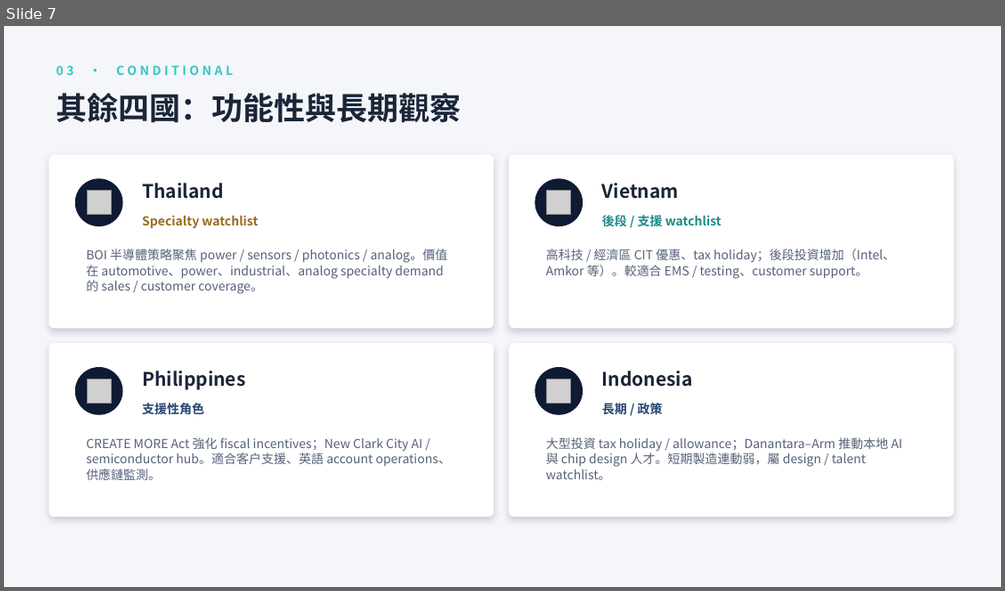
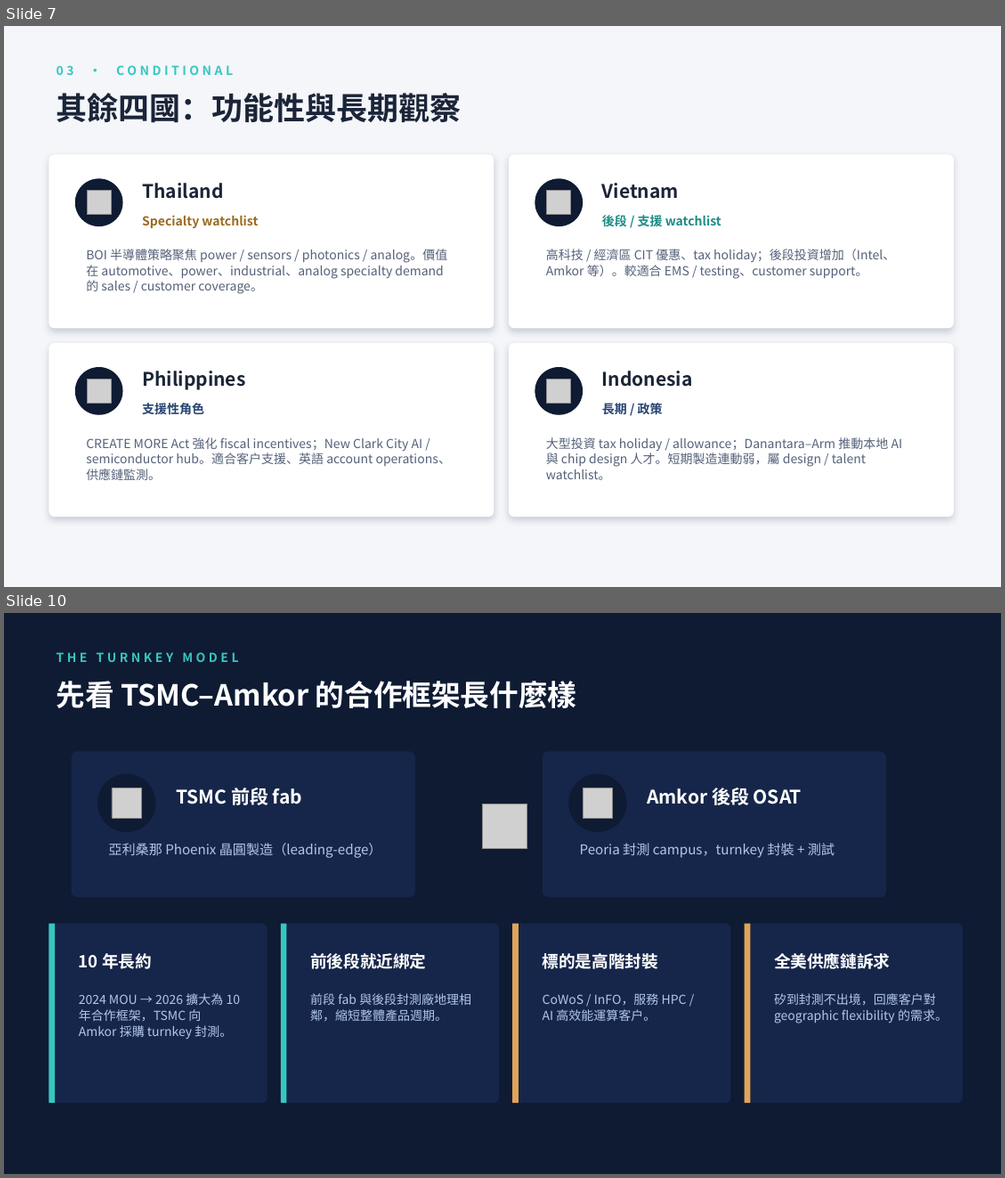
Before and after one commit to maxchen369/umc-sea-expansion-dashboard, a slide deck: UMC SEA Expansion Strategy.pptx. Shown one above the other, each under a label of ours: slide 7 before the commit, slides 7 and 10 after it; the slides between them are not shown. The pictures are 1005x591 and 1005x1178 pixels, drawn with LibreOffice and Linux fonts; fonts in the diff are those of the drawing; grey boxes stand for pictures. Boxes give left, top, right and bottom in pixels: in the first picture for what was removed or moved away, otherwise in the second. Text is boxed around its words. In the diff, an @@ line names an element or a change of style, - is before the commit and + after.

```diff
--- a/UMC SEA Expansion Strategy.pptx
+++ b/UMC SEA Expansion Strategy.pptx
@@ slide 10 added at bbox=[4, 613, 1001, 1174], background #0E1B33 @@
@@ text added at bbox=[57, 652, 238, 662], 12 pt, text #37C7C0, bold @@
+THE TURNKEY MODEL
@@ text added at bbox=[57, 681, 577, 708], 28 pt, text #FFFFFF, bold @@
+先看 TSMC–Amkor 的合作框架長什麼樣
@@ rounded rectangle added at bbox=[72, 751, 415, 897], fill #16264A @@
@@ rounded rectangle added at bbox=[542, 751, 886, 897], fill #16264A @@
@@ ellipse added at bbox=[97, 774, 156, 832], fill #0E1B33 @@
@@ picture added at bbox=[112, 788, 142, 818] @@
@@ text added at bbox=[176, 787, 302, 805], 18 pt, text #FFFFFF, bold @@
+TSMC 前段 fab
@@ ellipse added at bbox=[568, 774, 627, 832], fill #0E1B33 @@
@@ picture added at bbox=[582, 788, 613, 818] @@
@@ text added at bbox=[647, 787, 801, 805], 18 pt, text #FFFFFF, bold @@
+Amkor 後段 OSAT
@@ picture added at bbox=[483, 803, 527, 849] @@
@@ text added at bbox=[108, 843, 382, 858], 13 pt, text #AFC6E9 @@
+亞利桑那 Phoenix 晶圓製造（leading-edge）
@@ text added at bbox=[580, 843, 834, 858], 13 pt, text #AFC6E9 @@
+Peoria 封測 campus，turnkey 封裝 + 測試
@@ rounded rectangle added at bbox=[48, 924, 267, 1103], fill #16264A @@
@@ rectangle added at bbox=[48, 924, 55, 1103], fill #37C7C0 @@
@@ rounded rectangle added at bbox=[281, 924, 499, 1103], fill #16264A @@
@@ rectangle added at bbox=[281, 924, 287, 1103], fill #37C7C0 @@
@@ rounded rectangle added at bbox=[512, 924, 731, 1103], fill #16264A @@
@@ rectangle added at bbox=[512, 924, 518, 1103], fill #E0A458 @@
@@ rounded rectangle added at bbox=[744, 924, 963, 1103], fill #16264A @@
@@ rectangle added at bbox=[744, 924, 751, 1103], fill #E0A458 @@
@@ text added at bbox=[79, 953, 152, 969], 16 pt, text #FFFFFF, bold @@
+10 年長約
@@ text added at bbox=[310, 953, 426, 969], 16 pt, text #FFFFFF, bold @@
+前後段就近綁定
@@ text added at bbox=[542, 953, 658, 969], 16 pt, text #FFFFFF, bold @@
+標的是高階封裝
@@ text added at bbox=[774, 953, 890, 969], 16 pt, text #FFFFFF, bold @@
+全美供應鏈訴求
@@ text added at bbox=[79, 993, 241, 1038], 12 pt, text #AFC6E9 @@
+2024 MOU → 2026 擴大為 10 年合作框架，TSMC 向 Amkor 採購 turnkey 封測。
@@ text added at bbox=[310, 993, 471, 1021], 12 pt, text #AFC6E9 @@
+前段 fab 與後段封測廠地理相鄰，縮短整體產品週期。
@@ text added at bbox=[542, 993, 687, 1021], 12 pt, text #AFC6E9 @@
+CoWoS / InFO，服務 HPC / AI 高效能運算客戶。
@@ text added at bbox=[774, 993, 947, 1023], 12 pt, text #AFC6E9 @@
+矽到封測不出境，回應客戶對 geographic flexibility 的需求。
```
Also in this commit, not shown: 1 slide changed, 2 other slides added, 1 slide removed.
